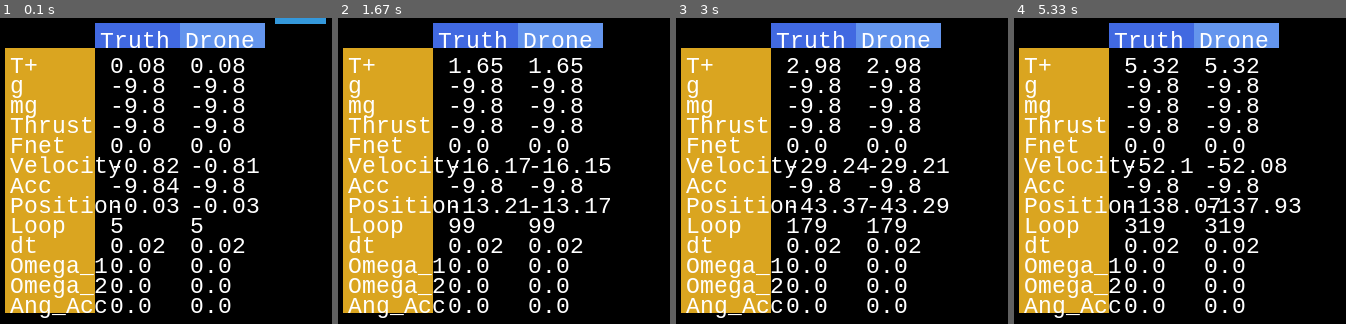
Above: before the commit, frames 1-4 (left to right).
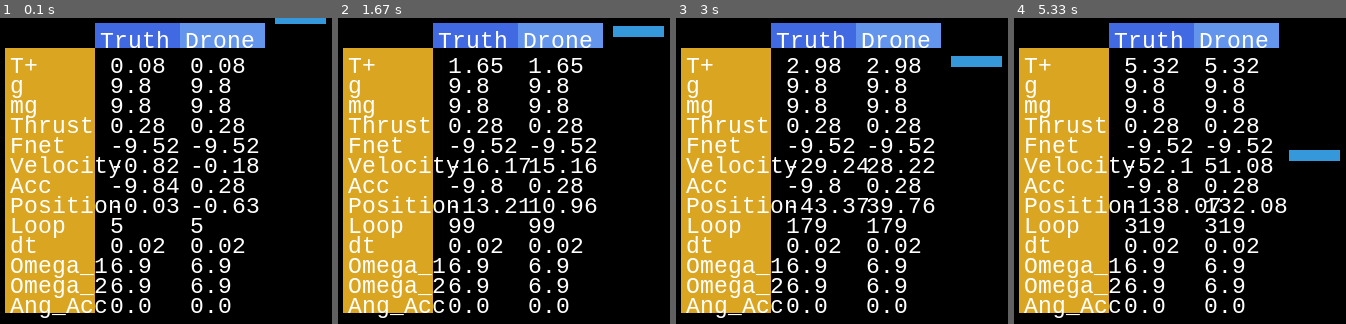
Above: after the commit, the same moments.

Repository: taostlt/air
Game: pygame game, started from drone_drop.py
The game is run twice, just before and just after one commit, with the same random seed, the same clock (stepped at 60 frames per second) and the same inputs.
Inputs:
- Up to frame 1 (0.1 s): no input
- Up to frame 2 (1.67 s): no input
- Up to frame 3 (3 s): no input
- Up to frame 4 (5.33 s): no input

The runs differ from the first frame. In frame 1, 4.5% of the frame differs, in the area x 33-79%, y 19-90%; in frame 2, 5.9%; in frame 3, 5.7%; in frame 4, 5.9%, in the area x 33-99%, y 19-90%.

Commit message:
Partially Working: Lesson1 -> 5D Controlling a 2d Copter

Diff:
--- a/drone_drop.py
+++ b/drone_drop.py
@@ -64,8 +64,8 @@
         # omega_2 = math.sqrt(term_1 - term_2)
 
         omega = math.sqrt(self.mass * (-linear_acc + self.g) / (2 * self.k_f))
-        self.omega_1 = omega_1
-        self.omega_2 = omega_2
+        self.omega_1 = omega
+        self.omega_2 = omega
         return self.omega_1, self.omega_2
 
     def get_thrust_and_moment(self):
@@ -144,8 +144,7 @@
             self.X[5],
             self.z_dot_dot,
             self.y_dot_dot,
-            self.phi_dot_dot,
-        ])
+            self.phi_dot_dot])
 
         self.X = self.X + X_dot * dt
         return self.X
@@ -162,6 +161,23 @@
     #     self.z = self.z + delta_z
     #     # self.z = round(self.z, 2)
     #     print(f'The z position is: {self.z}')
+
+    def advance_state_uncontrolled(self, dt):
+        """Advances the state of the drone by dt seconds.
+        Note that this method assumes zero rotational speed
+        for both propellers."""
+
+        X_dot = np.array([
+            self.X[3],
+            self.X[4],
+            self.X[5],
+            self.g,
+            0.0,
+            0.0])
+
+        # Change in state will be
+        self.X = self.X + X_dot * dt
+        return self.X
 
 class Experiment:
     def __init__(self):
@@ -257,6 +273,10 @@
         # This equation is my attempt at creating an equation that gets the drone to hover. target_z_dot_dot = -np.cos(time)*2 - 1
         # If I switch to uncontrolled_state(dt), does my graph agree?
         # https://www.tutorialspoint.com/python/python_matplotlib.htm shows how to create linspace with Pi
+
+    # 8/24/19
+    # Question: How do I integrate the linspace with the fly loop?
+
         pass
 
 class Ground:
@@ -412,6 +432,30 @@
 
         return self.first + self.last
 
+def sineTest(CoaxialDrone, dt):
+    dt = 0.002
+    total_time = 4.0
+    t = np.linspace(0.0, total_time, int(total_time / dt))
+    z_path = 0.5 * np.cos(2 * t) - 0.5
+    z_dot_dot_path = -2.0 * np.cos(2 * t)
+
+    drone_state_history = CoaxialDrone.X
+    for i in range(t.shape[0] - 1):
+        CoaxialDrone.set_rotors_angular_velocities(z_dot_dot_path[i])
+        drone_state = CoaxialDrone.advance_state(dt)
+        drone_state_history = np.vstack((drone_state_history, drone_state))
+
+    plt.plot(t, z_path, linestyle='-', marker='o', color='red')
+    plt.plot(t, drone_state_history[:, 0], linestyle='-', color='blue')
+    plt.grid()
+    plt.title('Change in height').set_fontsize(20)
+    plt.xlabel('$t$ [sec]').set_fontsize(20)
+    plt.ylabel('$z-z_0$ [$m$]').set_fontsize(20)
+    plt.xticks(fontsize=14)
+    plt.yticks(fontsize=14)
+    plt.legend(['planned path', 'executed path'], fontsize=18)
+    plt.show()
+
 def main():
     pygame.init()
 
@@ -429,8 +473,8 @@
 
     space = pymunk.Space()
     #space.gravity = 0, -9.800  # Pymunk defines gravity incorrectly by default,
-    space.gravity = 0, -9.8     # as seen here, it defines 'down' as a negative acceleration (see Slide Pin Joint demo)
-    j = 1                       # j is a unit vector to indicate direction (ie. khan academy "normal force elevator")
+    space.gravity = 0, 9.8     # as seen here, it defines 'down' as a negative acceleration (see Slide Pin Joint demo)
+    j = -1                       # j is a unit vector to indicate direction (ie. khan academy "normal force elevator")
 
     gravity_ref = space.gravity[1]
     print(f'Gravity float: {gravity_ref}')
@@ -459,14 +503,16 @@
     linear_acc_desired = 0.0
     psi_acc_desired = 0.0
 
-    target_z = np.cos(time) - 1   # define target path outside of main fly loop.
-    target_z_dot_dot = -np.cos(time)
+    target_z = np.cos(time) - 1                  # define target path outside of main fly loop.
+    target_z_dot_dot = -np.cos(time)             # this is what the acceleration should be to generate the target_z
     # target = np.zeros(5)
     target_z_dot_dot_history = []
 
-    CoaxialDrone = CoaxialCopter('Alex', space, gravity_ref)                    # Create drone that can fly
+    CoaxialDrone = CoaxialCopter('Alex', space, gravity_ref)       # Create drone that can fly
     loop = 0                                                       # Initialize frame counter
     dt = 0                                                         # Initialize steps
+
+    sineTest(CoaxialDrone, dt)
 
     while True:
         for event in pygame.event.get():
@@ -593,8 +639,8 @@
 
         # CoaxialDrone.set_rotors_angular_velocities(target_z_dot_dot, 0.0)
 
+        CoaxialDrone.advance_state_uncontrolled(dt)
         # CoaxialDrone.advance_state(dt)
-        CoaxialDrone.advance_state(dt)
         print(f'Velocity is: {CoaxialDrone.X[3]}')
 
         # Fnet = ma, F = m(g - a), m*g - m*a.   g = space.gravity = (0, 9.8)
@@ -606,15 +652,14 @@
 
         mg = CoaxialDrone.mass * gravity_ref
         ma = CoaxialDrone.z_dot_dot * CoaxialDrone.mass      # The equation for z_dot_dot includes mg and Ftotal.
-
         thrust_truth = ma
         print(f'Coaxial drone acceleration is: {CoaxialDrone.z_dot_dot}')
 
         print(f'Fnet_truth = {thrust_truth}')
 
         Fnet_truth = mg * j - ma * j
+
         print(f'Fnet_truth = {Fnet_truth}')
-
         print(f'thrust truth: {thrust_truth}')
         print(f'target z dot dot: {target_z_dot_dot}')
 
